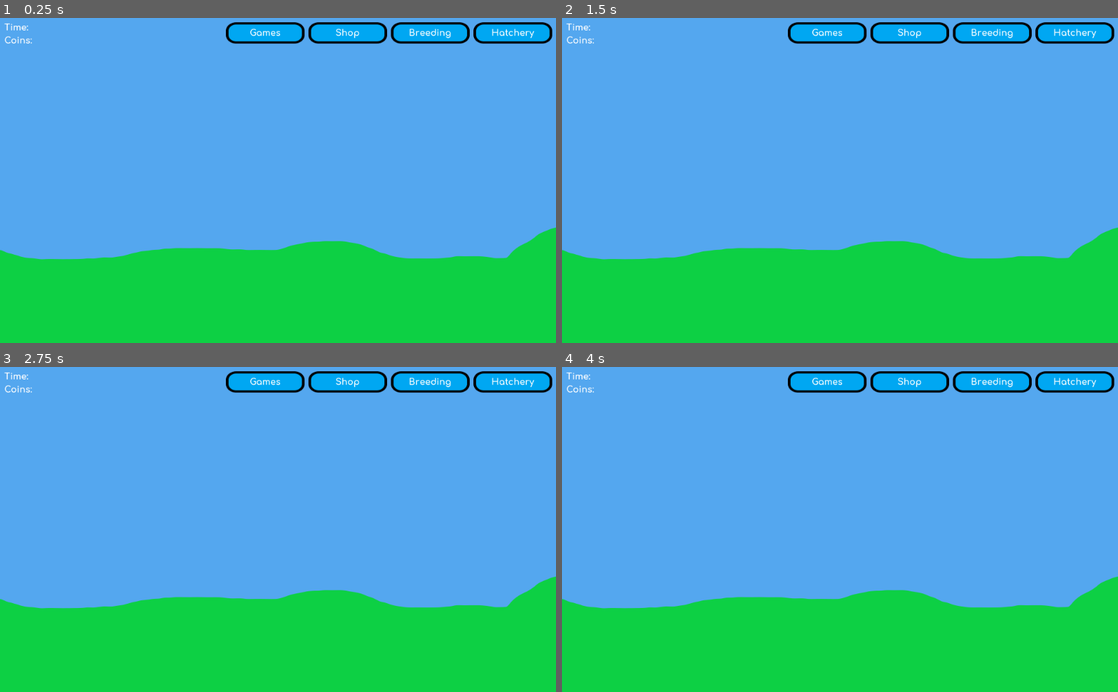
Above: before the commit, frames 1-4 (two rows, left to right).
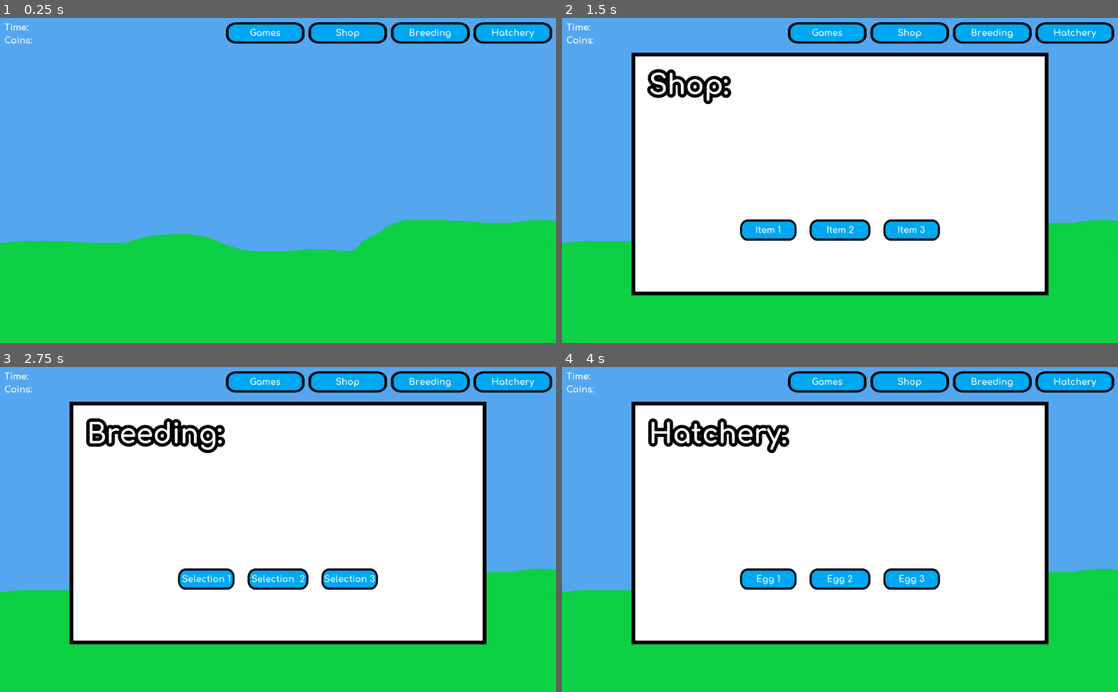
Above: after the commit, the same moments.

Repository: Elephant34/Bllob
Game: Godot game, scene res://scenes/bllob/bllob.tscn
The game is run twice, just before and just after one commit, with the same random seed, the same clock (stepped at 60 frames per second) and the same inputs. The project has no main scene, so this scene is started directly.
Inputs (mouse positions are in pixels of both pictures, inside the frame that each line leads up to):
- Up to frame 1 (0.25 s): no input
- Up to frame 2 (1.5 s): click (828, 34) at 0.5 s; click (912, 34) at 1.25 s
- Up to frame 3 (2.75 s): click (428, 383) at 2 s
- Up to frame 4 (4 s): click (1073, 383) at 2.75 s; click (767, 578) at 3.52 s

The runs differ from the first frame. In frame 1, 5.4% of the frame differs, in the area x 0-100%, y 61-75%; in frame 2, 58%, in the area x 0-100%, y 10-86%; in frame 3, 58%; in frame 4, 58%.

Commit message:
Added gui selection panel base

Diff:
--- /dev/null
+++ b/assets/font/TitleFont.tres
@@ -0,0 +1,9 @@
+[gd_resource type="DynamicFont" load_steps=2 format=2]
+
+[ext_resource path="res://assets/font/Comfortaa-Bold.ttf" type="DynamicFontData" id=1]
+
+[resource]
+size = 50
+outline_size = 6
+outline_color = Color( 0, 0, 0, 1 )
+font_data = ExtResource( 1 )
--- /dev/null
+++ b/scenes/GUI/GUI.gd
@@ -0,0 +1,42 @@
+extends Control
+
+# Stores the last button press to hide/show the panel
+var last_pressed
+
+func _ready():
+	# Hide all panel elements just in case I forget to hide them manually
+	hide_panel(true)
+
+func panel_button_pressed(button):
+	"""
+	Called when a button which should trigger the panel is pressed
+	Accepted buttons- games, shop, breeding, hatchery
+	"""
+	if last_pressed == button:
+		hide_panel(true)
+		button = null
+	else:
+		hide_panel()
+		$Node/Panel.visible = true
+		match button:
+			"games":
+				$Node/Panel/GamesPanel.visible = true
+			"shop":
+				$Node/Panel/ShopPanel.visible = true
+			"breeding":
+				$Node/Panel/BreedingPanel.visible = true
+			"hatchery":
+				$Node/Panel/HatcheryPanel.visible = true
+
+	last_pressed=button
+
+func hide_panel(panel=false):
+	"""
+	Hides the panel's children and if panel is true itself as well
+	"""
+	if panel:
+		$Node/Panel.visible = false
+	$Node/Panel/GamesPanel.visible = false
+	$Node/Panel/ShopPanel.visible = false
+	$Node/Panel/BreedingPanel.visible = false
+	$Node/Panel/HatcheryPanel.visible = false
--- a/scenes/GUI/GUI.tscn
+++ b/scenes/GUI/GUI.tscn
@@ -1,13 +1,27 @@
-[gd_scene load_steps=3 format=2]
+[gd_scene load_steps=9 format=2]
 
-[ext_resource path="res://assets/font/Comfortaa-Bold.tres" type="DynamicFont" id=1]
+[ext_resource path="res://assets/font/MainFont.tres" type="DynamicFont" id=1]
 [ext_resource path="res://scenes/GUI/button.tscn" type="PackedScene" id=2]
+[ext_resource path="res://scenes/GUI/GUI.gd" type="Script" id=3]
+[ext_resource path="res://scenes/GUI/games_panel.tscn" type="PackedScene" id=4]
+[ext_resource path="res://scenes/GUI/shop_panel.tscn" type="PackedScene" id=5]
+[ext_resource path="res://scenes/GUI/breeding_panel.tscn" type="PackedScene" id=6]
+[ext_resource path="res://scenes/GUI/hatchery_panel.tscn" type="PackedScene" id=7]
+
+[sub_resource type="StyleBoxFlat" id=1]
+bg_color = Color( 1, 1, 1, 1 )
+border_width_left = 7
+border_width_top = 7
+border_width_right = 7
+border_width_bottom = 7
+border_color = Color( 0, 0, 0, 1 )
 
 [node name="GUI" type="Control"]
 anchor_right = 1.0
 anchor_bottom = 1.0
 margin_top = -1.24915
 margin_bottom = -1.24915
+script = ExtResource( 3 )
 __meta__ = {
 "_edit_use_anchors_": false
 }
@@ -88,6 +102,29 @@
 margin_right = 112.0
 text = "Hatchery"
 
+[node name="Panel" type="Panel" parent="Node"]
+visible = false
+margin_left = 128.0
+margin_top = 64.0
+margin_right = 896.0
+margin_bottom = 512.0
+custom_styles/panel = SubResource( 1 )
+__meta__ = {
+"_edit_use_anchors_": false
+}
+
+[node name="GamesPanel" parent="Node/Panel" instance=ExtResource( 4 )]
+visible = false
+
+[node name="ShopPanel" parent="Node/Panel" instance=ExtResource( 5 )]
+visible = false
+
+[node name="BreedingPanel" parent="Node/Panel" instance=ExtResource( 6 )]
+visible = false
+
+[node name="HatcheryPanel" parent="Node/Panel" instance=ExtResource( 7 )]
+visible = false
+
 [editable path="Node/Games"]
 
 [editable path="Node/Shop"]
--- /dev/null
+++ b/scenes/GUI/breeding_panel.tscn
@@ -0,0 +1,73 @@
+[gd_scene load_steps=3 format=2]
+
+[ext_resource path="res://scenes/GUI/button.tscn" type="PackedScene" id=1]
+[ext_resource path="res://assets/font/TitleFont.tres" type="DynamicFont" id=2]
+
+[node name="BreedingPanel" type="Control"]
+anchor_right = 1.0
+anchor_bottom = 1.0
+__meta__ = {
+"_edit_use_anchors_": false
+}
+
+[node name="GameName1" parent="." instance=ExtResource( 1 )]
+anchor_left = 0.5
+anchor_top = 0.5
+anchor_right = 0.5
+anchor_bottom = 0.5
+margin_left = -184.0
+margin_top = 84.0
+margin_right = -80.0
+margin_bottom = 124.0
+
+[node name="Label" parent="GameName1/CenterContainer" index="0"]
+margin_left = 7.0
+margin_right = 97.0
+text = "Selection 1"
+
+[node name="GameName2" parent="." instance=ExtResource( 1 )]
+anchor_left = 0.5
+anchor_top = 0.5
+anchor_right = 0.5
+anchor_bottom = 0.5
+margin_left = -56.0
+margin_top = 84.0
+margin_right = 56.0
+margin_bottom = 124.0
+
+[node name="Label" parent="GameName2/CenterContainer" index="0"]
+margin_left = 7.0
+margin_right = 105.0
+text = "Selection  2"
+
+[node name="GameName3" parent="." instance=ExtResource( 1 )]
+anchor_left = 0.5
+anchor_top = 0.5
+anchor_right = 0.5
+anchor_bottom = 0.5
+margin_left = 80.0
+margin_top = 84.0
+margin_right = 184.0
+margin_bottom = 124.0
+
+[node name="Label" parent="GameName3/CenterContainer" index="0"]
+margin_left = 5.0
+margin_right = 99.0
+text = "Selection 3"
+
+[node name="Title" type="Label" parent="."]
+margin_left = 32.0
+margin_top = 32.0
+margin_right = 189.0
+margin_bottom = 79.0
+custom_fonts/font = ExtResource( 2 )
+text = "Breeding:"
+__meta__ = {
+"_edit_use_anchors_": false
+}
+
+[editable path="GameName1"]
+
+[editable path="GameName2"]
+
+[editable path="GameName3"]
--- a/scenes/GUI/button.tscn
+++ b/scenes/GUI/button.tscn
@@ -1,7 +1,7 @@
 [gd_scene load_steps=4 format=2]
 
 [ext_resource path="res://assets/textures/button_normal.png" type="Texture" id=1]
-[ext_resource path="res://assets/font/Comfortaa-Bold.tres" type="DynamicFont" id=2]
+[ext_resource path="res://assets/font/MainFont.tres" type="DynamicFont" id=2]
 [ext_resource path="res://assets/textures/button_pressed.png" type="Texture" id=3]
 
 [node name="TextureButton" type="TextureButton"]
--- /dev/null
+++ b/scenes/GUI/games_panel.tscn
@@ -0,0 +1,73 @@
+[gd_scene load_steps=3 format=2]
+
+[ext_resource path="res://scenes/GUI/button.tscn" type="PackedScene" id=1]
+[ext_resource path="res://assets/font/TitleFont.tres" type="DynamicFont" id=2]
+
+[node name="GamesPanel" type="Control"]
+anchor_right = 1.0
+anchor_bottom = 1.0
+__meta__ = {
+"_edit_use_anchors_": false
+}
+
+[node name="GameName1" parent="." instance=ExtResource( 1 )]
+anchor_left = 0.5
+anchor_top = 0.5
+anchor_right = 0.5
+anchor_bottom = 0.5
+margin_left = -184.0
+margin_top = 84.0
+margin_right = -80.0
+margin_bottom = 124.0
+
+[node name="Label" parent="GameName1/CenterContainer" index="0"]
+margin_left = 22.0
+margin_right = 81.0
+text = "Game 1"
+
+[node name="GameName2" parent="." instance=ExtResource( 1 )]
+anchor_left = 0.5
+anchor_top = 0.5
+anchor_right = 0.5
+anchor_bottom = 0.5
+margin_left = -56.0
+margin_top = 84.0
+margin_right = 56.0
+margin_bottom = 124.0
+
+[node name="Label" parent="GameName2/CenterContainer" index="0"]
+margin_left = 25.0
+margin_right = 87.0
+text = "Game 2"
+
+[node name="GameName3" parent="." instance=ExtResource( 1 )]
+anchor_left = 0.5
+anchor_top = 0.5
+anchor_right = 0.5
+anchor_bottom = 0.5
+margin_left = 80.0
+margin_top = 84.0
+margin_right = 184.0
+margin_bottom = 124.0
+
+[node name="Label" parent="GameName3/CenterContainer" index="0"]
+margin_left = 20.0
+margin_right = 83.0
+text = "Game 3"
+
+[node name="Title" type="Label" parent="."]
+margin_left = 32.0
+margin_top = 32.0
+margin_right = 189.0
+margin_bottom = 79.0
+custom_fonts/font = ExtResource( 2 )
+text = "Games:"
+__meta__ = {
+"_edit_use_anchors_": false
+}
+
+[editable path="GameName1"]
+
+[editable path="GameName2"]
+
+[editable path="GameName3"]
--- /dev/null
+++ b/scenes/GUI/hatchery_panel.tscn
@@ -0,0 +1,73 @@
+[gd_scene load_steps=3 format=2]
+
+[ext_resource path="res://scenes/GUI/button.tscn" type="PackedScene" id=1]
+[ext_resource path="res://assets/font/TitleFont.tres" type="DynamicFont" id=2]
+
+[node name="HatcheryPanel" type="Control"]
+anchor_right = 1.0
+anchor_bottom = 1.0
+__meta__ = {
+"_edit_use_anchors_": false
+}
+
+[node name="GameName1" parent="." instance=ExtResource( 1 )]
+anchor_left = 0.5
+anchor_top = 0.5
+anchor_right = 0.5
+anchor_bottom = 0.5
+margin_left = -184.0
+margin_top = 84.0
+margin_right = -80.0
+margin_bottom = 124.0
+
+[node name="Label" parent="GameName1/CenterContainer" index="0"]
+margin_left = 30.0
+margin_right = 74.0
+text = "Egg 1"
+
+[node name="GameName2" parent="." instance=ExtResource( 1 )]
+anchor_left = 0.5
+anchor_top = 0.5
+anchor_right = 0.5
+anchor_bottom = 0.5
+margin_left = -56.0
+margin_top = 84.0
+margin_right = 56.0
+margin_bottom = 124.0
+
+[node name="Label" parent="GameName2/CenterContainer" index="0"]
+margin_left = 32.0
+margin_right = 79.0
+text = "Egg 2"
+
+[node name="GameName3" parent="." instance=ExtResource( 1 )]
+anchor_left = 0.5
+anchor_top = 0.5
+anchor_right = 0.5
+anchor_bottom = 0.5
+margin_left = 80.0
+margin_top = 84.0
+margin_right = 184.0
+margin_bottom = 124.0
+
+[node name="Label" parent="GameName3/CenterContainer" index="0"]
+margin_left = 28.0
+margin_right = 76.0
+text = "Egg 3"
+
+[node name="Title" type="Label" parent="."]
+margin_left = 32.0
+margin_top = 32.0
+margin_right = 189.0
+margin_bottom = 79.0
+custom_fonts/font = ExtResource( 2 )
+text = "Hatchery:"
+__meta__ = {
+"_edit_use_anchors_": false
+}
+
+[editable path="GameName1"]
+
+[editable path="GameName2"]
+
+[editable path="GameName3"]
--- /dev/null
+++ b/scenes/GUI/shop_panel.tscn
@@ -0,0 +1,73 @@
+[gd_scene load_steps=3 format=2]
+
+[ext_resource path="res://scenes/GUI/button.tscn" type="PackedScene" id=1]
+[ext_resource path="res://assets/font/TitleFont.tres" type="DynamicFont" id=2]
+
+[node name="ShopPanel" type="Control"]
+anchor_right = 1.0
+anchor_bottom = 1.0
+__meta__ = {
+"_edit_use_anchors_": false
+}
+
+[node name="GameName1" parent="." instance=ExtResource( 1 )]
+anchor_left = 0.5
+anchor_top = 0.5
+anchor_right = 0.5
+anchor_bottom = 0.5
+margin_left = -184.0
+margin_top = 84.0
+margin_right = -80.0
+margin_bottom = 124.0
+
+[node name="Label" parent="GameName1/CenterContainer" index="0"]
+margin_left = 28.0
+margin_right = 75.0
+text = "Item 1"
+
+[node name="GameName2" parent="." instance=ExtResource( 1 )]
+anchor_left = 0.5
+anchor_top = 0.5
+anchor_right = 0.5
+anchor_bottom = 0.5
+margin_left = -56.0
+margin_top = 84.0
+margin_right = 56.0
+margin_bottom = 124.0
+
+[node name="Label" parent="GameName2/CenterContainer" index="0"]
+margin_left = 31.0
+margin_right = 81.0
+text = "Item 2"
+
+[node name="GameName3" parent="." instance=ExtResource( 1 )]
+anchor_left = 0.5
+anchor_top = 0.5
+anchor_right = 0.5
+anchor_bottom = 0.5
+margin_left = 80.0
+margin_top = 84.0
+margin_right = 184.0
+margin_bottom = 124.0
+
+[node name="Label" parent="GameName3/CenterContainer" index="0"]
+margin_left = 26.0
+margin_right = 77.0
+text = "Item 3"
+
+[node name="Title" type="Label" parent="."]
+margin_left = 32.0
+margin_top = 32.0
+margin_right = 189.0
+margin_bottom = 79.0
+custom_fonts/font = ExtResource( 2 )
+text = "Shop:"
+__meta__ = {
+"_edit_use_anchors_": false
+}
+
+[editable path="GameName1"]
+
+[editable path="GameName2"]
+
+[editable path="GameName3"]
--- a/scenes/bllob/bllob.gd
+++ b/scenes/bllob/bllob.gd
@@ -9,13 +9,13 @@
 	$GUI/Node/Hatchery.connect("pressed", self, "_on_HatcheryBtn_pressed")
 
 func _on_GamesBtn_pressed():
-	print("hello world- G")
+	$GUI.panel_button_pressed("games")
 
 func _on_ShopBtn_pressed():
-	print("hello world- S")
+	$GUI.panel_button_pressed("shop")
 
 func _on_BreedingBtn_pressed():
-	print("hello world- B")
+	$GUI.panel_button_pressed("breeding")
 
 func _on_HatcheryBtn_pressed():
-	print("hello world- H")
+	$GUI.panel_button_pressed("hatchery")
--- a/scenes/bllob/bllob.tscn
+++ b/scenes/bllob/bllob.tscn
@@ -8,9 +8,12 @@
 script = ExtResource( 3 )
 
 [node name="Background" type="TextureRect" parent="."]
-margin_right = 1284.0
-margin_bottom = 648.0
+margin_left = -2850.0
+margin_top = -189.0
+margin_right = 3970.0
+margin_bottom = 811.0
 texture = ExtResource( 1 )
+stretch_mode = 2
 __meta__ = {
 "_edit_use_anchors_": false
 }
Renamed: assets/font/Comfortaa-Bold.tres -> assets/font/MainFont.tres
Binary file changed: assets/textures/background.png
